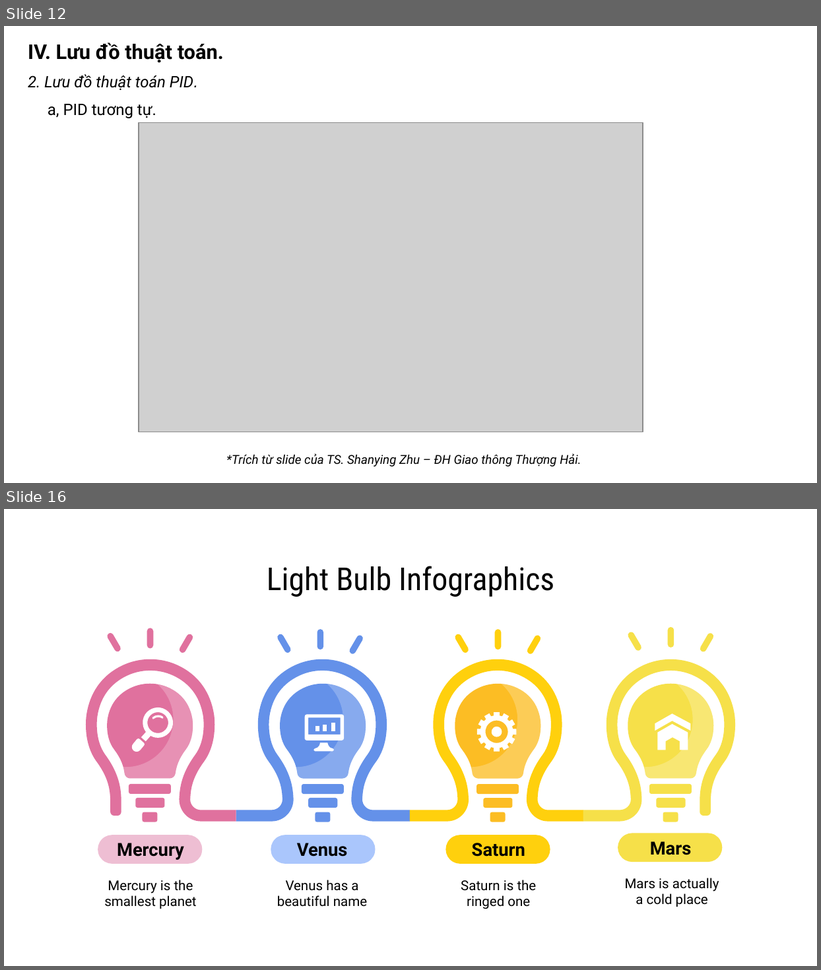
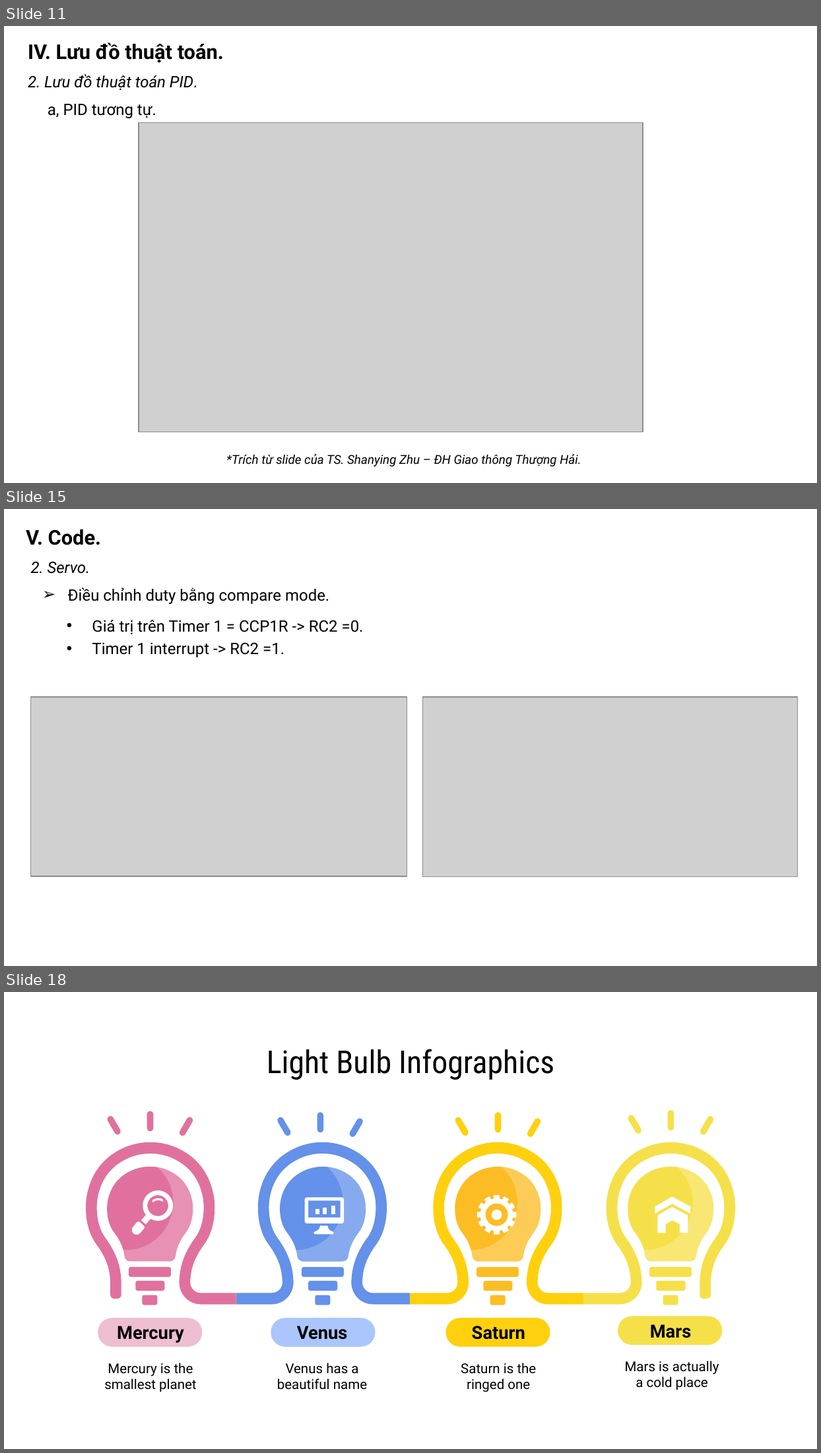
Before and after one commit to khanhnm08/HK_Egg_Incubator, a slide deck: Slide bao cao.pptx. Shown one above the other, each under a label of ours: slides 12 and 16 before the commit, slides 11, 15 and 18 after it; the slides between them are not shown. The pictures are 821x970 and 821x1453 pixels, drawn with LibreOffice and Linux fonts; fonts in the diff are those of the drawing; grey boxes stand for pictures. Boxes give left, top, right and bottom in pixels: in the first picture for what was removed or moved away, otherwise in the second. Text is boxed around its words. In the diff, an @@ line names an element or a change of style, - is before the commit and + after.

```diff
--- a/Slide bao cao.pptx
+++ b/Slide bao cao.pptx
@@ slide 15 added at (4, 509, 817, 966), background #FFFFFF @@
@@ text added at (26, 529, 101, 545), 18 pt, text #000000, bold @@
+V. Code.
@@ text added at (31, 561, 90, 574), 14 pt, text #000000, italic @@
+2. Servo.
@@ text added at (68, 588, 329, 604), 14 pt, text #000000 @@
+➢ Điều chỉnh duty bằng compare mode.
@@ text added at (92, 620, 364, 657), 14 pt, text #000000 @@
+• Giá trị trên Timer 1 = CCP1R -> RC2 =0.
+• Timer 1 interrupt -> RC2 =1.
@@ picture added at (31, 697, 407, 877) @@
@@ picture added at (422, 697, 797, 877) @@
@@ what was slide 12 is now slide 11 @@
@@ what was slide 16 is now slide 18 @@
```
Also in this commit, not shown: 6 slides changed, 2 other slides added, 1 slide removed, 2 other files.
